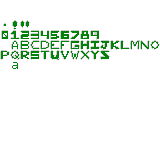
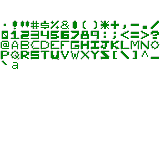
Layer changes from the first 160 x 160 image to the second:
painted on "text" over box(1, 21, 159, 65)
painted on "glow" over box(0, 20, 159, 65)
